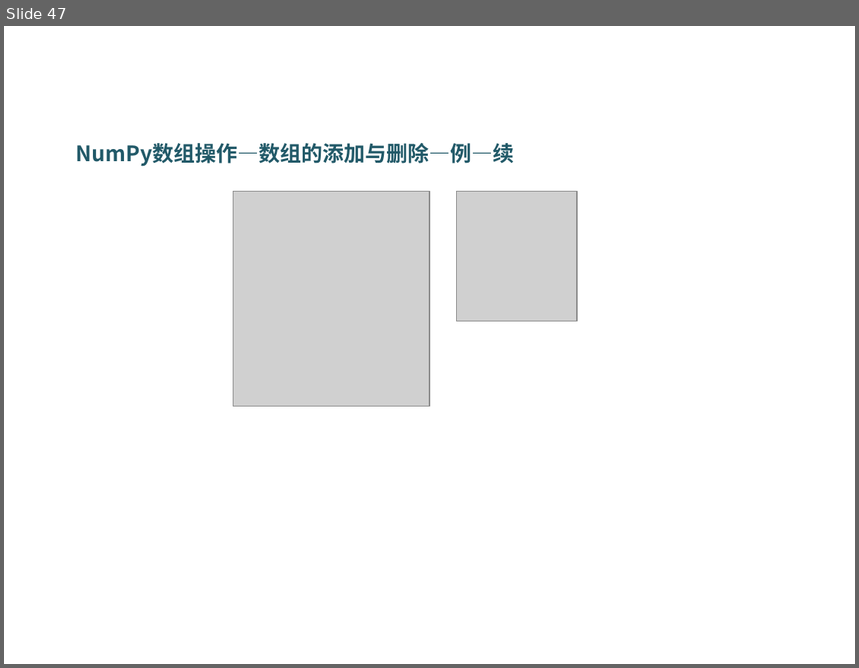
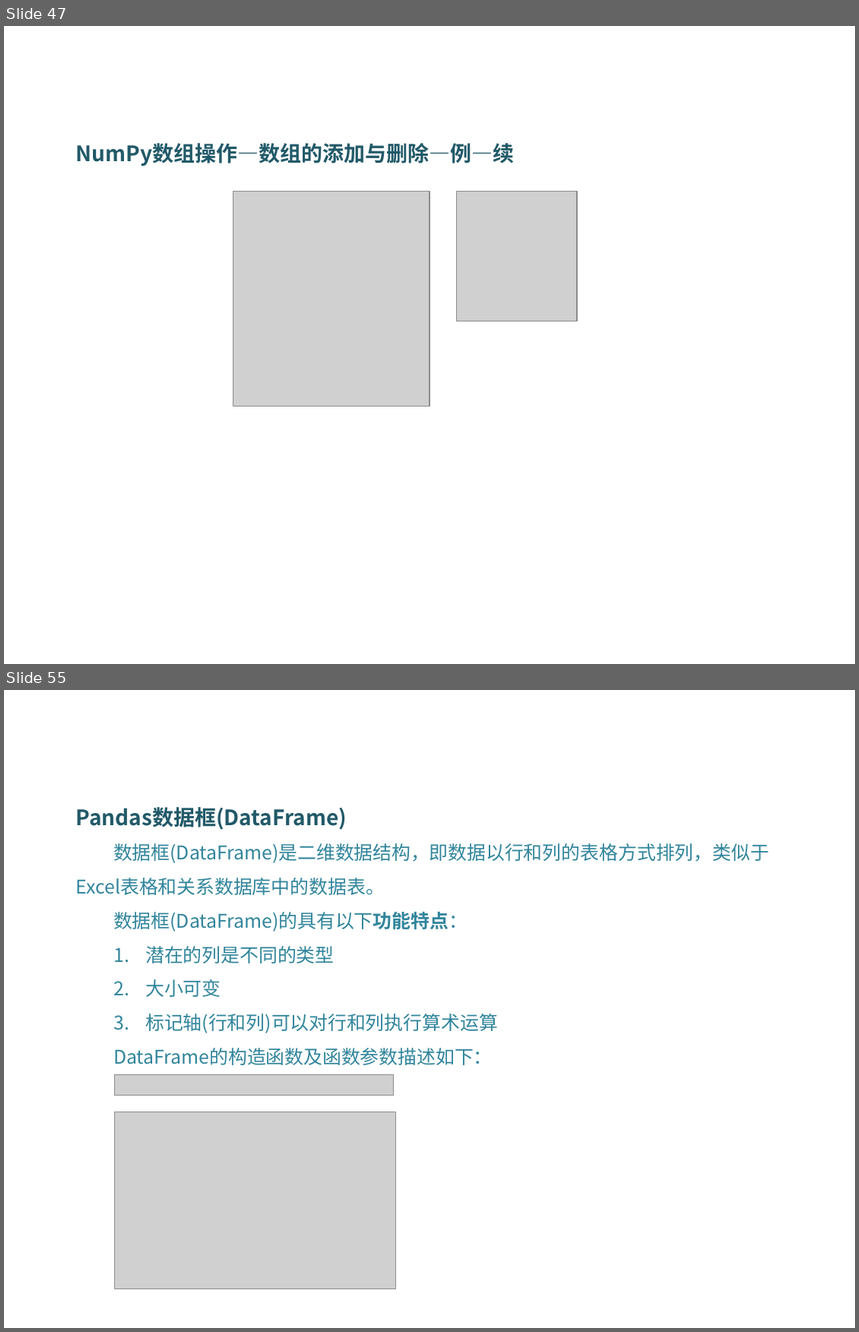
Before and after one commit to DataScienceCoding/Python-Data-Analysis, a slide deck: Python-Data-Analysis.pptx. Shown one above the other, each under a label of ours: slide 47 before the commit, slides 47 and 55 after it; the slides between them are not shown. The pictures are 859x668 and 859x1332 pixels, drawn with LibreOffice and Linux fonts; fonts in the diff are those of the drawing; grey boxes stand for pictures; background and template pictures are left out. Boxes give left, top, right and bottom in pixels: in the first picture for what was removed or moved away, otherwise in the second. Text is boxed around its words. In the diff, an @@ line names an element or a change of style, - is before the commit and + after.

```diff
--- a/Python-Data-Analysis.pptx
+++ b/Python-Data-Analysis.pptx
@@ slide 55 added at [4, 690, 855, 1328], background picture (left out) @@
@@ text added at [76, 807, 769, 1065], 16 pt, text #31859C @@
+Pandas数据框(DataFrame)
+数据框(DataFrame)是二维数据结构，即数据以行和列的表格方式排列，类似于Excel表格和关系数据库中的数据表。
+数据框(DataFrame)的具有以下功能特点：
+1. 潜在的列是不同的类型
+2. 大小可变
+3. 标记轴(行和列)可以对行和列执行算术运算
+DataFrame的构造函数及函数参数描述如下：
@@ picture added at [115, 1075, 393, 1096] @@
@@ picture added at [115, 1113, 396, 1289] @@
```
Also in this commit, not shown: 6 slides changed, 20 other slides added, 11 other files.
